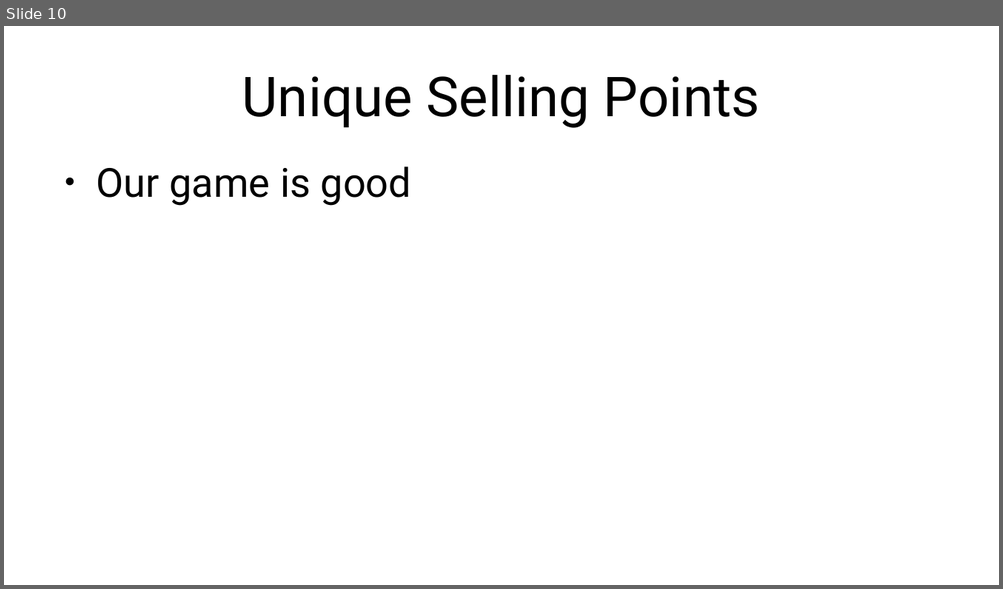
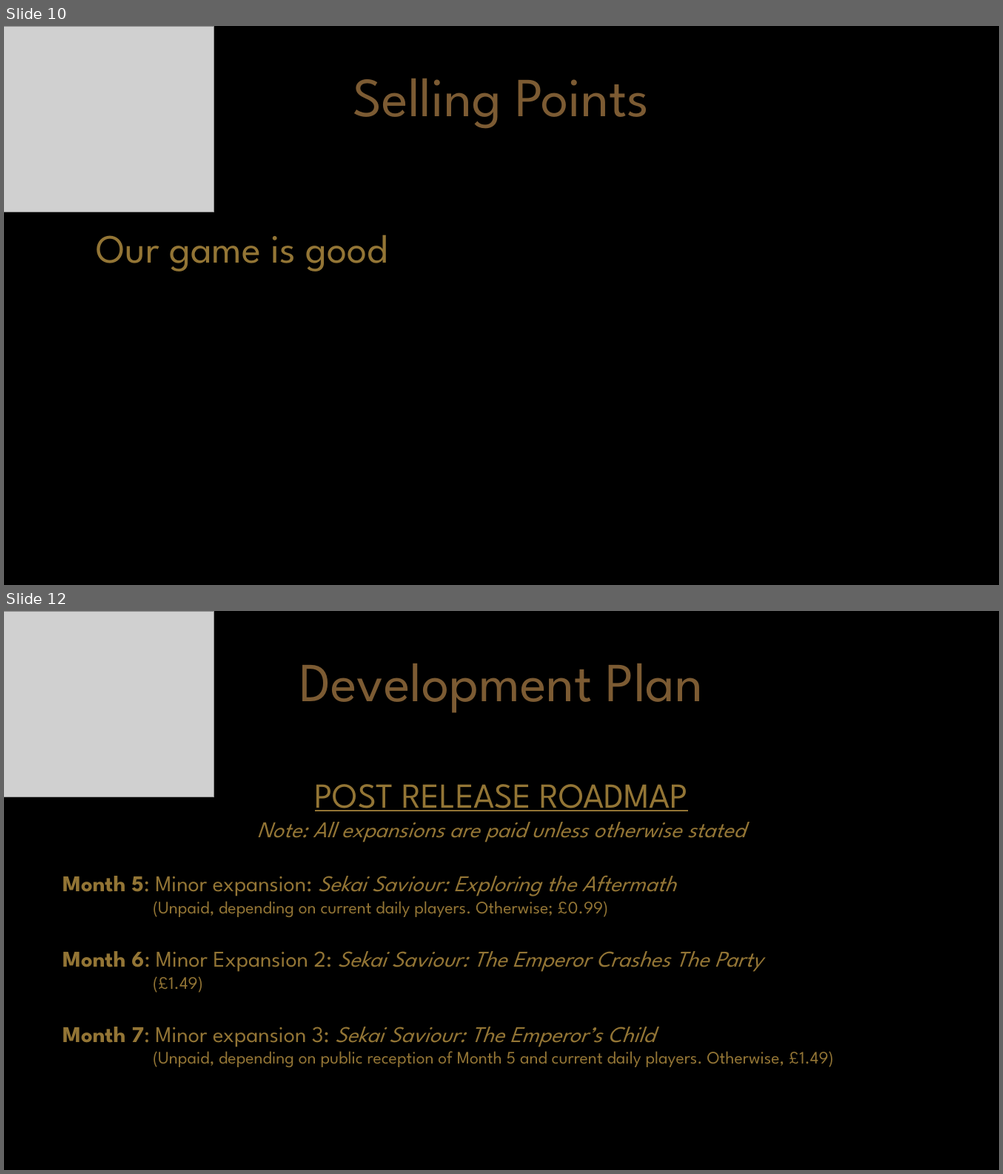
Before and after one commit to ZeusOfTheCrows/comp150-game, a slide deck: Investment Pitch Resources/Slide Deck.pptx. Shown one above the other, each under a label of ours: slide 10 before the commit, slides 10 and 12 after it; the slides between them are not shown. The pictures are 1003x589 and 1003x1174 pixels, drawn with LibreOffice and Linux fonts; fonts in the diff are those of the drawing; grey boxes stand for pictures. Boxes give left, top, right and bottom in pixels: in the first picture for what was removed or moved away, otherwise in the second. Text is boxed around its words. In the diff, an @@ line names an element or a change of style, - is before the commit and + after.

Commit message:
Updated powerpoint with visual styles, added Samurai.png

```diff
--- a/Investment Pitch Resources/Slide Deck.pptx
+++ b/Investment Pitch Resources/Slide Deck.pptx
@@ slide 12 added at (x1=4, y1=611, x2=999, y2=1170), background #000000 @@
@@ picture added at (x1=4, y1=611, x2=214, y2=797) @@
@@ text added at (x1=299, y1=664, x2=703, y2=713), 44 pt, text #7C5B33 @@
+Development Plan
@@ text added at (x1=62, y1=784, x2=834, y2=1068), 18 pt, text #937535 @@
+POST RELEASE ROADMAP
+Note: All expansions are paid unless otherwise stated
+Month 5: Minor expansion: Sekai Saviour: Exploring the Aftermath
+(Unpaid, depending on current daily players. Otherwise; £0.99)
+Month 6: Minor Expansion 2: Sekai Saviour: The Emperor Crashes The Party
+(£1.49)
+Month 7: Minor expansion 3: Sekai Saviour: The Emperor’s Child
+(Unpaid, depending on public reception of Month 5 and current daily players. Otherwise, £1.49)
@@ slide 10 changed as well @@
@@ background #FFFFFF to #000000 @@
@@ picture added at (x1=4, y1=26, x2=214, y2=212) @@
@@ text at (x1=353, y1=79, x2=649, y2=129): text changed; font Roboto to League Spartan; text colour #000000 to #7C5B33 @@
-Unique Selling Points
+Selling Points
@@ text "Our game is good" at (x1=96, y1=235, x2=388, y2=272): font Roboto to League Spartan, text colour #000000 to #937535 @@
```
Also in this commit, not shown: 14 other slides changed, 5 other slides added, 6 slides removed, 1 other file.
